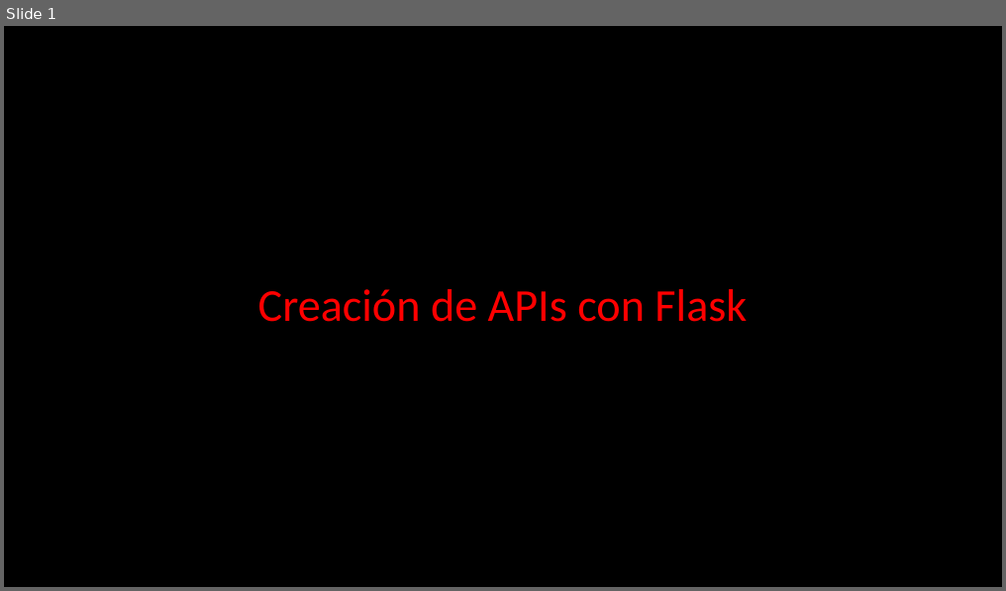
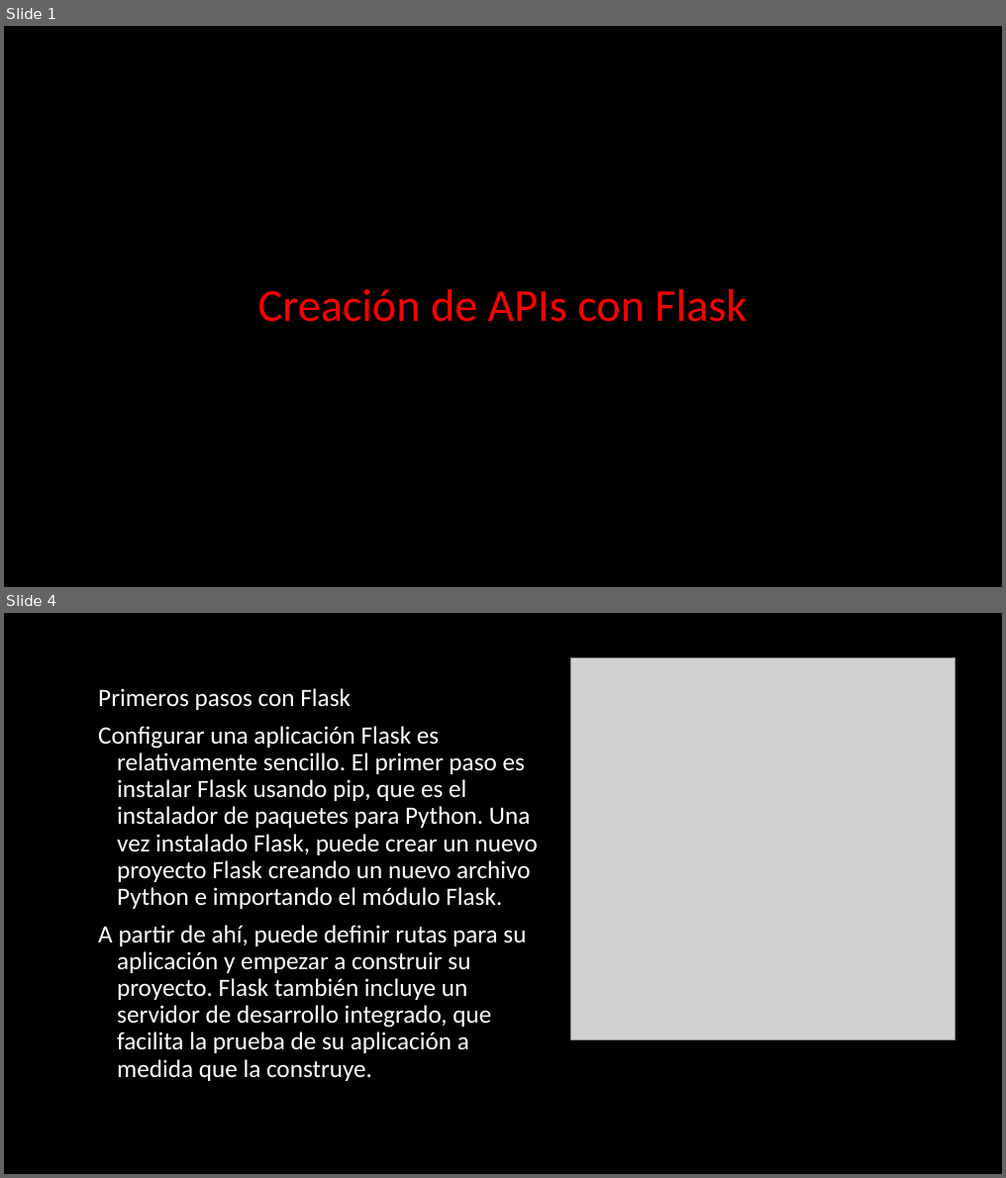
Before and after one commit to the-bridge-school/Data_Engineer, a slide deck: Flask/APIs_Flask_clase.pptx. Shown one above the other, each under a label of ours: slide 1 before the commit, slides 1 and 4 after it; the slides between them are not shown. The pictures are 1006x591 and 1006x1178 pixels, drawn with LibreOffice and Linux fonts; fonts in the diff are those of the drawing; grey boxes stand for pictures. Boxes give left, top, right and bottom in pixels: in the first picture for what was removed or moved away, otherwise in the second. Text is boxed around its words. In the diff, an @@ line names an element or a change of style, - is before the commit and + after.

Commit message:
presentacion flask

```diff
--- a/Flask/APIs_Flask_clase.pptx
+++ b/Flask/APIs_Flask_clase.pptx
@@ slide 4 added at (4,613,1002,1174), background #000000 @@
@@ picture added at (570,658,955,1040) @@
@@ text added at (98,688,538,1081), 24 pt, text #FFFFFF @@
+Primeros pasos con Flask
+Configurar una aplicación Flask es relativamente sencillo. El primer paso es instalar Flask usando pip, que es el instalador de paquetes para Python. Una vez instalado Flask, puede crear un nuevo proyecto Flask creando un nuevo archivo Python e importando el módulo Flask.
+A partir de ahí, puede definir rutas para su aplicación y empezar a construir su proyecto. Flask también incluye un servidor de desarrollo integrado, que facilita la prueba de su aplicación a medida que la construye.
```
Also in this commit, not shown: 1 slide changed, 3 other slides added, 1 slide removed.
